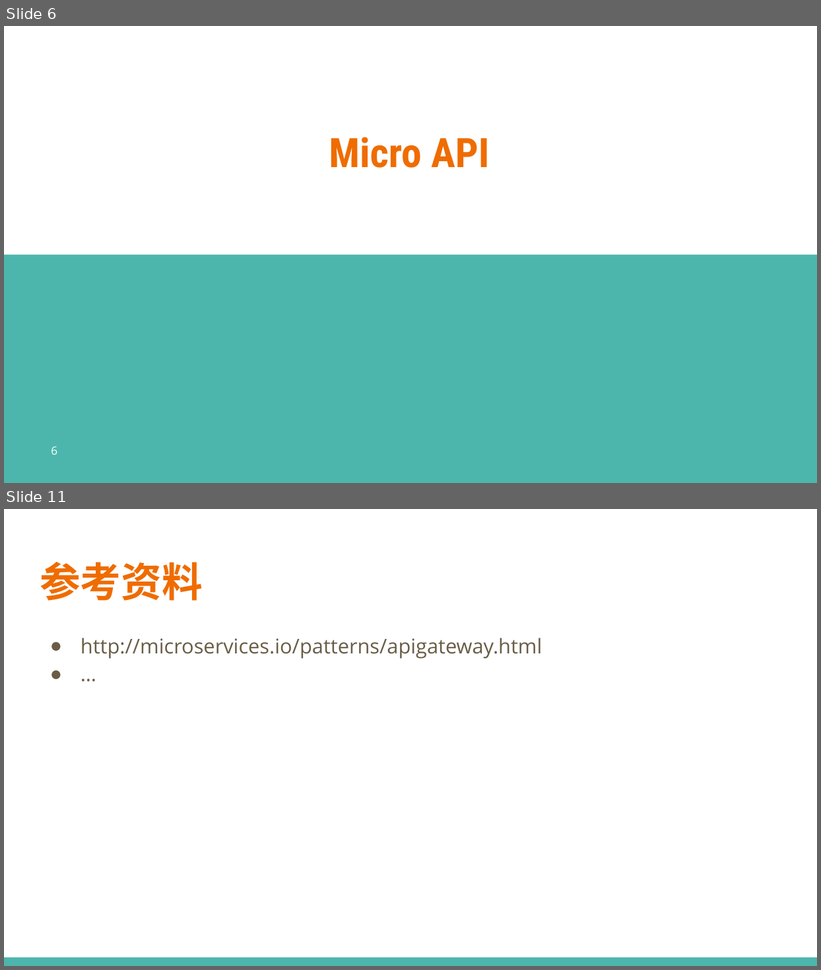
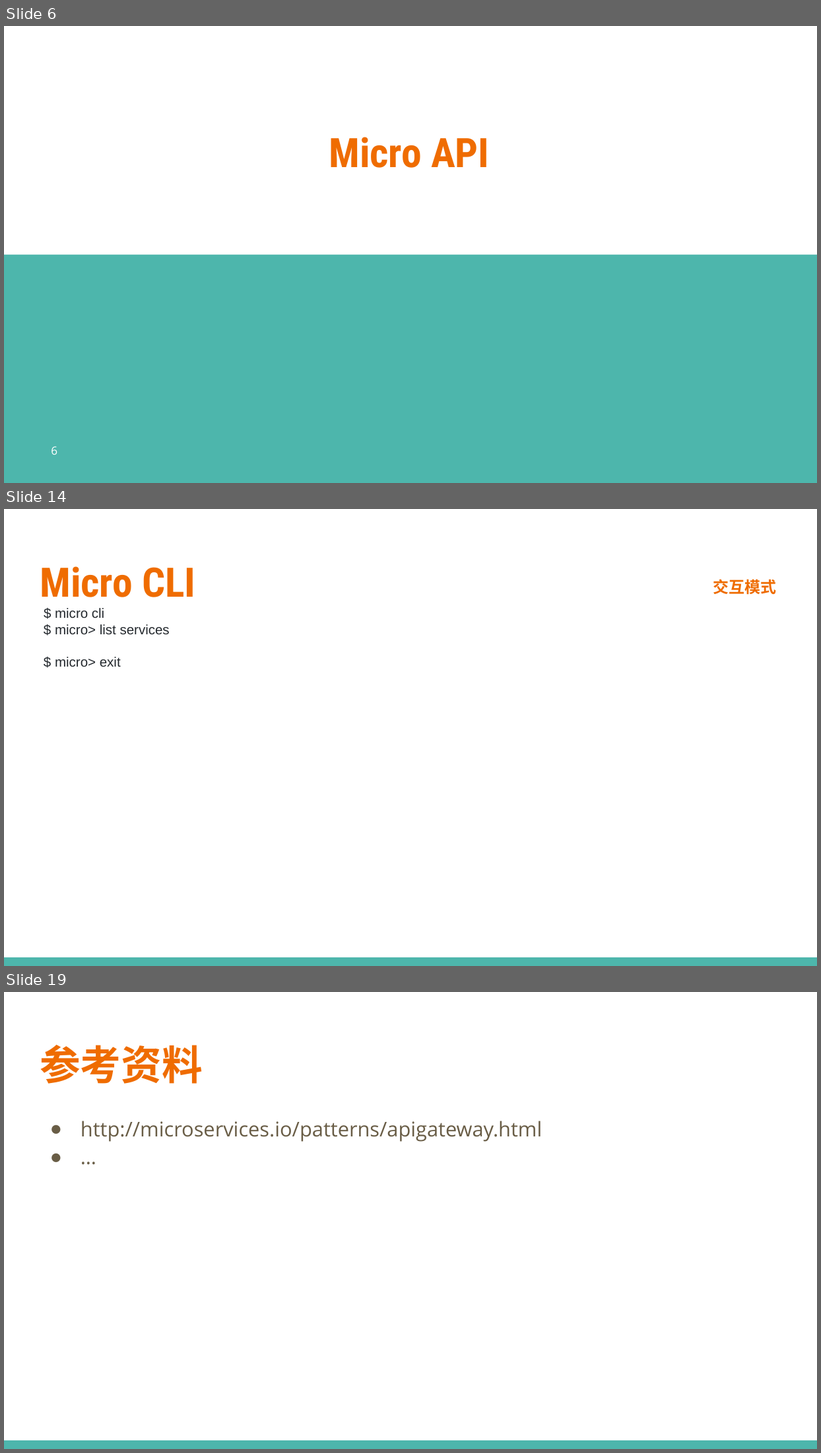
Before and after one commit to printfcoder/stack-rpc-tutorials, a slide deck: others/share/learning-go/【第三期】Micro工具集.pptx. Shown one above the other, each under a label of ours: slides 6 and 11 before the commit, slides 6, 14 and 19 after it; the slides between them are not shown. The pictures are 821x970 and 821x1453 pixels, drawn with LibreOffice and Linux fonts; fonts in the diff are those of the drawing; background and template pictures are left out. Boxes give left, top, right and bottom in pixels: in the first picture for what was removed or moved away, otherwise in the second. Text is boxed around its words. In the diff, an @@ line names an element or a change of style, - is before the commit and + after.

Commit message:
夜读资料 update Micro Proxy

```diff
--- a/others/share/learning-go/【第三期】Micro工具集.pptx
+++ b/others/share/learning-go/【第三期】Micro工具集.pptx
@@ slide 14 added at box(4, 509, 817, 966), background #FFFFFF; not listed: 1 template element that a slide beside it also shows @@
@@ title added at box(40, 566, 195, 597), 36 pt, text #EF6C00, bold @@
+Micro CLI
@@ text added at box(713, 579, 776, 594), 14 pt, text #EF6C00, bold @@
+交互模式
@@ text added at box(55, 608, 170, 667), 12 pt, text #24292E @@
+$ micro cli
+$ micro> list services
+$ micro> exit
@@ what was slide 11 is now slide 19 @@
```
Also in this commit, not shown: 4 slides changed, 7 other slides added, 17 other files.
